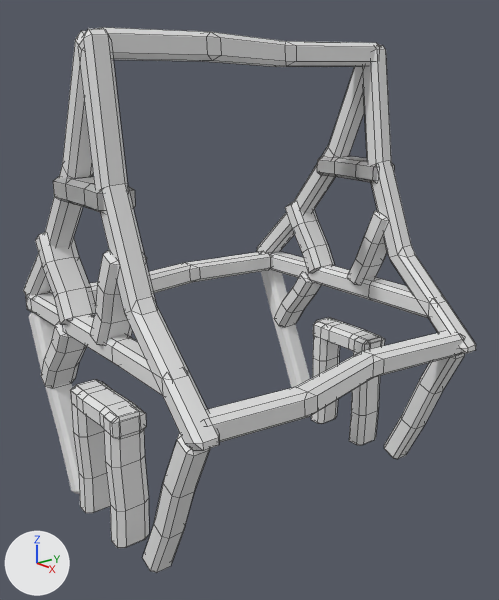
What one commit did to the Blender file old_stylized_cottage.blend.
One viewpoint serves both versions: a camera (50 mm lens) standing at (4.58, -4.7, 3.65) and looking at (-0.21, -0.96, 1.82). The axes (+X, +Y, +Z) are drawn at lower left. The lights are the same throughout. Mesh edges are drawn as thin lines on the coarser meshes.
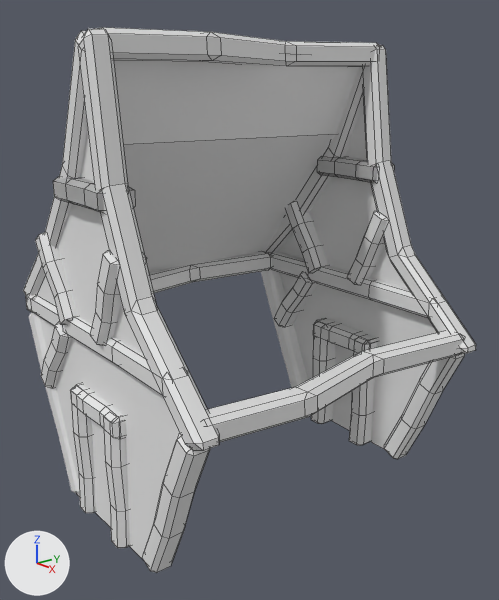
What changed in the scene script:
```text
Add me_plane_004:
    me_plane_004.from_pydata([(-0.63, -0.7, -0.059), (0.682, -0.709, -0.067), (-0.63, 0.691, -0.059), (0.682, 0.72, -0.067), (0.299, -0.709, -0.138), (0.299, 0.72, -0.138)], [], [(4, 1, 3, 5), (0, 4, 5, 2)])
Add me_plane_003:
    me_plane_003.from_pydata([(2.15, -0.62, 0.0), (2.15, 0.73, 0.0), (0.67, 1.39, 0.0), (-0.02, 0.62, 0.0), (-0.8, 0.33, 0.0), (-1.8, 0.14, 0.0), (-0.85, -0.31, 0.0), (-0.32, -0.76, 0.0), (0.32, -1.39, 0.0)], [], [(1, 2, 3, 4, 5, 6, 7, 8, 0)])
Add ob_plane:
    ob_plane = bpy.data.objects.new('Plane', me_plane_004)
    ob_plane.location = (-1.06, -0.93, 2.9)
    ob_plane.rotation_euler = (0.0, -0.977, 0.0)  # degrees (0, -56, 0)
    ob_plane.scale = (2.01, 2.01, 2.01)
Add ob_plane_002:
    ob_plane_002 = bpy.data.objects.new('Plane.002', me_plane_003)
    ob_plane_002.location = (-0.3, -2.42, 2.16)
    ob_plane_002.rotation_euler = (159.7, 1.587, 1.032)  # degrees (150, 91, 59)
Add ob_plane_001:
    ob_plane_001 = bpy.data.objects.new('Plane.001', me_plane_003.copy())
    ob_plane_001.location = (-0.3, 0.47, 2.16)
    ob_plane_001.rotation_euler = (157.6, 1.554, 2.11)  # degrees (30, 89, 121)
    ob_plane_001.scale = (1.0, -1.0, 1.0)
```

Boxes [x1, y1, x2, y2] around the edits, measured in the pictures (499 x 600 px):
'Plane', added: after [113, 53, 359, 272]
'Plane.002', added: after [37, 128, 180, 560]
'Plane.001', added: after [278, 100, 438, 449]
